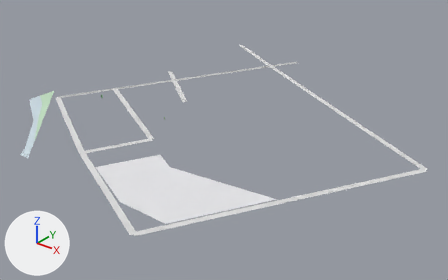
The glTF model white-model-six-districts/chunks/99_92_high.glb: old version first, new version second.
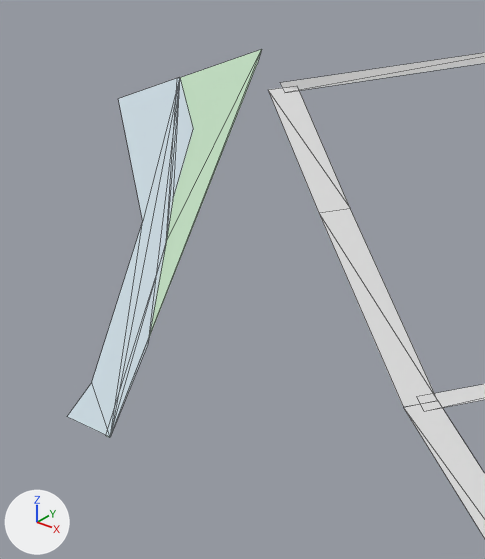
Old and new are each drawn whole from a 50 mm lens placed at (-9787.0, 4151.0, 321.0), pointed at (-10242.0, 4719.0, -31.0) and again close up on the part from 2% to 21% of the width and 29% to 64% of the height. Every picture has the same lights, and +X, +Y and +Z are marked at lower left. The older version's two pictures come first. The close-ups show mesh edges as thin lines. Vertices at exactly the same position are counted once.
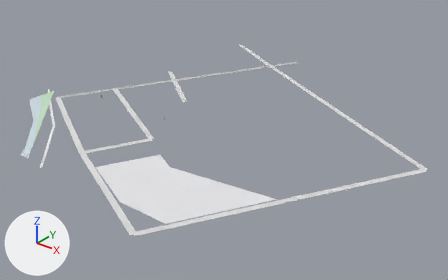
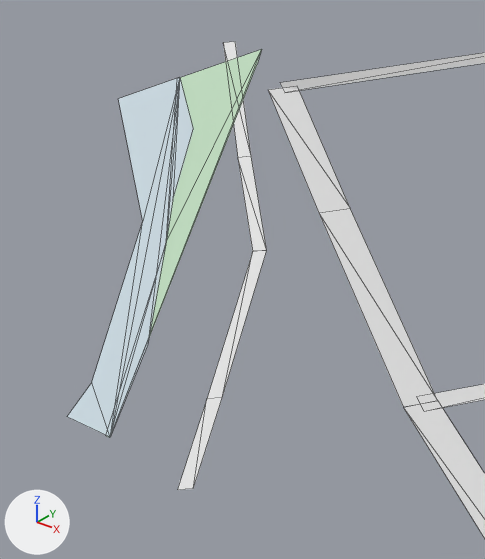
What differs and where, as boxes [x1, y1, x2, y2] in the close-ups (485 x 559 px):
'Mesh_0', reshaped: before [67, 49, 485, 538]; after [67, 42, 485, 538]
part 1 of me_mesh_0, added: after [177, 42, 267, 490]

What the commit changed:
me_mesh_0 is used by ob_mesh_0; location (0.0, 0.0, 0.0).
Verts and faces of me_mesh_0; kept vertices keep their numbers, new ones are numbered from 106.
me_mesh_0 had 106 vertices, 58 faces and spanned x -10500.0..-9985.0, y 4466.0..4996.0, z -5.0..0.0.
me_mesh_0 now has 122 vertices, 66 faces and spans x -10512.0..-9985.0, y 4466.0..4996.0, z -5.0..0.0.
Part 1, on me_mesh_0:
New vertex 106 is at (-10350.0, 4522.0, -5.0), pixel (206, 398).
New vertex 107 is at (-10322.0, 4495.0, -5.0), pixel (177, 489).
New vertex 108 is at (-10402.0, 4573.0, -5.0), pixel (252, 251).
New vertex 109 is at (-10350.0, 4522.0, -5.0), pixel (206, 398).
New vertex 110 is at (-10448.0, 4604.0, -5.0), pixel (237, 157).
New vertex 111 is at (-10402.0, 4573.0, -5.0), pixel (252, 251).
New vertex 112 is at (-10448.0, 4604.0, -5.0), pixel (237, 157).
New vertices 113 to 119 stand at vertices 106 to 112, in that order, plus (2.0, 2.0, 0.0).
New vertex 120 is at (-10510.0, 4651.0, -5.0), pixel (235, 41).
New vertex 121 is at (-10512.0, 4648.0, -5.0), pixel (223, 42).
New faces: (106, 114, 113), (106, 107, 114), (108, 116, 115), (108, 109, 116), (110, 118, 117), (110, 111, 118).
New faces: (119, 120, 121), (112, 119, 121).
